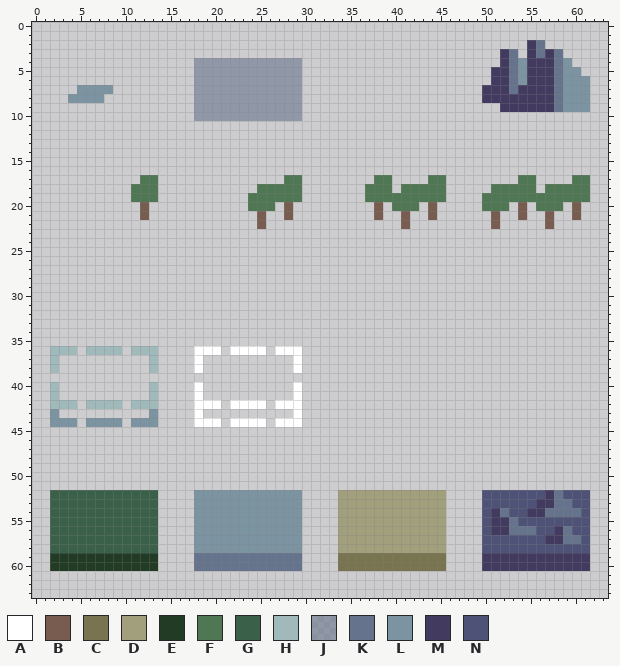
Pixel-art file: Prototypes/Block Colony/Assets/Sprites/InGameSprites.aseprite. Above is the file before it was changed.
64x64 pixels, 1 frame.
Palette (. is transparent): A #ffffff  B #775c4f  C #77744f  D #a19f7c  E #213b25  F #4f7754  G #3a604a  H #a0b9ba  J #65738c96  K #65738c  L #7c94a1  M #433a60  N #4f5277
Pixels before (only the part around the change), first column x 24:
30 ........................................
31 ........................................
32 ........................................
33 ........................................
34 ........................................
35 ........................................
36 AA.AAA..................................
37 .....A..................................
38 .....A..................................
39 ........................................
40 .....A..................................
41 .....A..................................
42 AA.AAA..................................
43 .....A..................................
44 AA.AAA..................................
45 ........................................
46 ........................................
47 ........................................
48 ........................................
After:
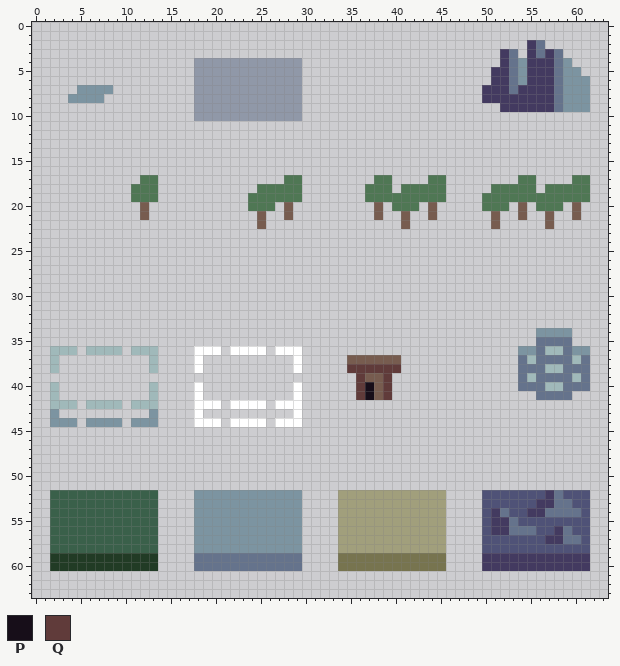
Colours new in this view: P #170e19  Q #603b3a
The exact change:
{"where": "layer \"sprites\""}
{"y":34,"x":56,"old":"....","new":"LLLL"}
{"y":35,"x":56,"old":"....","new":"KKKK"}
{"y":36,"x":54,"old":"........","new":"LLKHHKLL"}
{"y":37,"x":35,"old":"......","new":"BBBBBB"}
{"y":37,"x":54,"old":"........","new":"KHKKKKHK"}
{"y":38,"x":35,"old":"......","new":"QQQQQQ"}
{"y":38,"x":54,"old":"........","new":"KKKHHKKK"}
{"y":39,"x":36,"old":"....","new":"QBBQ"}
{"y":39,"x":54,"old":"........","new":"KHKKKKHK"}
{"y":40,"x":36,"old":"....","new":"QPBQ"}
{"y":40,"x":54,"old":"........","new":"KKKHHKKK"}
{"y":41,"x":36,"old":"....","new":"QPBQ"}
{"y":41,"x":56,"old":"....","new":"KKKK"}
{"label":"added","picture_box":[518,328,590,400]}
{"label":"added","picture_box":[347,355,401,400]}
